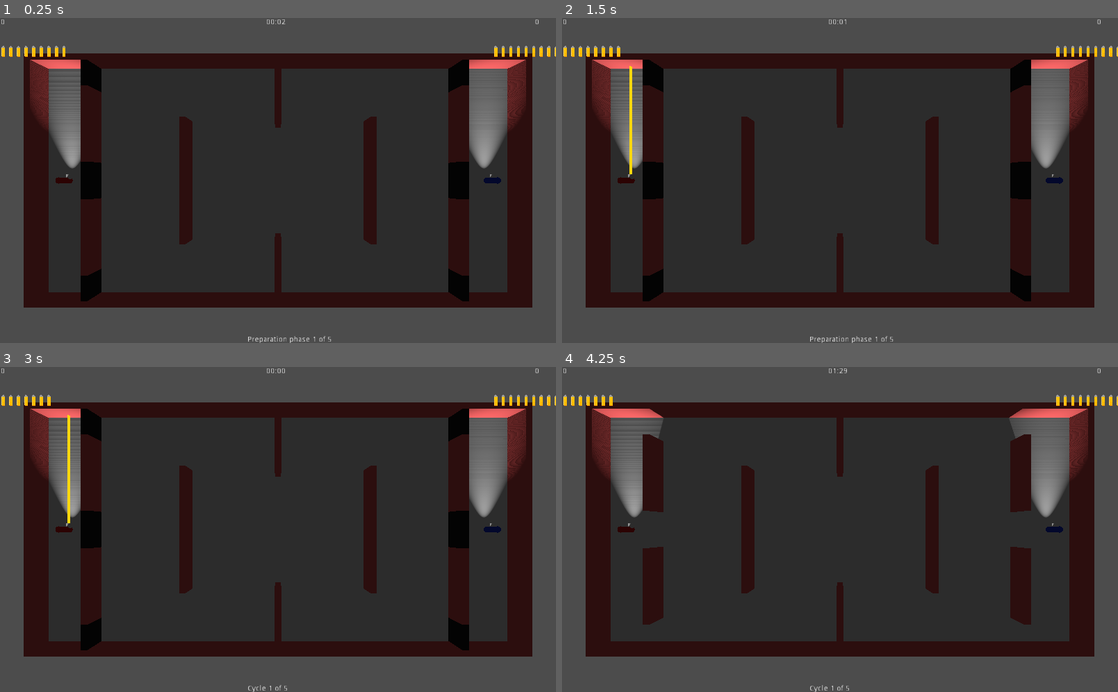
Above: before the commit, frames 1-4 (two rows, left to right).
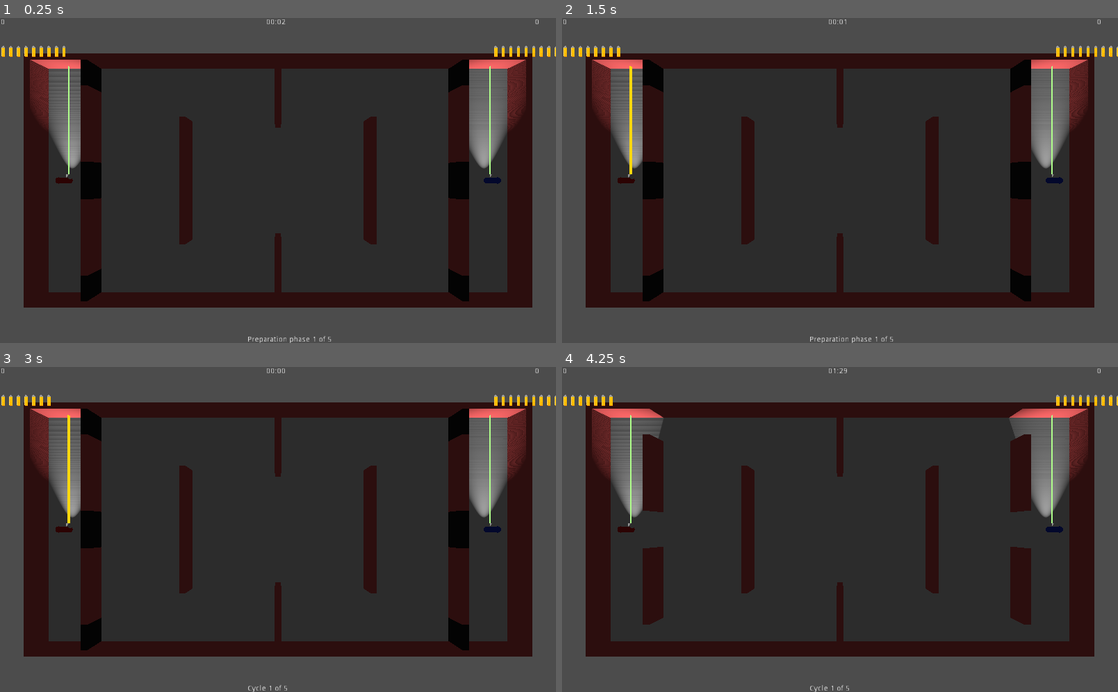
Above: after the commit, the same moments.

Repository: lizrad/fpspf
Game: Godot game, scene res://World.tscn
The game is run twice, just before and just after one commit, with the same random seed, the same clock (stepped at 60 frames per second) and the same inputs.
Inputs:
- Up to frame 1 (0.25 s): no input
- Up to frame 2 (1.5 s): tap Enter at 0.5 s; tap Space at 1.25 s
- Up to frame 3 (3 s): tap Enter at 2 s; tap Space at 2.75 s
- Up to frame 4 (4.25 s): no input

The runs differ from the first frame. In frame 1, 0.2% of the frame differs, in the area x 12-89%, y 14-49%; in frame 2, less than 0.1%; in frame 3, less than 0.1%; in frame 4, 0.2%.

Commit message:
Add aim visualization

Diff:
--- /dev/null
+++ b/Attacking/AimVisualization.gd
@@ -0,0 +1,19 @@
+extends RayCast
+
+export var max_distance := 3
+
+func _ready():
+	cast_to= Vector3(0,0,-max_distance)
+
+func _process(delta):
+	var collider = get_collider()
+	print(collider)
+	var hitpoint = get_collision_point()
+	var distance = max_distance;
+	if collider:
+		print(hitpoint)
+		var hit_distance = hitpoint.distance_to(global_transform.origin)
+		print(hit_distance)
+		if hit_distance < distance:
+			distance = hit_distance
+	$LineRenderer.points[1]=Vector3(0,0,-distance)
--- a/Attacking/Attacker.gd
+++ b/Attacking/Attacker.gd
@@ -19,7 +19,6 @@
 func _process(delta):
 	if _attack_deadline > 0:
 		_attack_deadline -= delta
-
 
 func _handle_ammunition(attack_type) ->bool:
 	if not _ammunition_tracker.has(attack_type):
--- a/Attacking/Attacker.tscn
+++ b/Attacking/Attacker.tscn
@@ -1,10 +1,16 @@
-[gd_scene load_steps=4 format=2]
+[gd_scene load_steps=7 format=2]
 
 [ext_resource path="res://Attacking/Attacker.gd" type="Script" id=1]
+[ext_resource path="res://Addons/LineRenderer/LineRenderer.tscn" type="PackedScene" id=2]
+[ext_resource path="res://Attacking/AimVisualization.gd" type="Script" id=3]
 
 [sub_resource type="CubeMesh" id=1]
 
 [sub_resource type="SpatialMaterial" id=2]
+
+[sub_resource type="SpatialMaterial" id=3]
+flags_unshaded = true
+albedo_color = Color( 0.690196, 1, 0.54902, 1 )
 
 [node name="Attacker" type="Spatial"]
 transform = Transform( 1, 0, 0, 0, 1, 0, 0, 0, 1, 0.208776, 0.0781412, -0.156078 )
@@ -26,3 +32,15 @@
 
 [node name="AttackOriginPosition" type="Position3D" parent="."]
 transform = Transform( 1, 0, 0, 0, 1, 0, 0, 0, 1, 0, 0.321, -0.856 )
+
+[node name="AimVisualization" type="RayCast" parent="AttackOriginPosition"]
+transform = Transform( 1, 0, 0, 0, 1, 0, 0, 0, 1, 0, 0, 1.24711 )
+enabled = true
+cast_to = Vector3( 0, 0, -3 )
+script = ExtResource( 3 )
+max_distance = 50
+
+[node name="LineRenderer" parent="AttackOriginPosition/AimVisualization" instance=ExtResource( 2 )]
+material_override = SubResource( 3 )
+points = [ Vector3( 0, 0, 0 ), Vector3( 0, 0, -3 ) ]
+globalCoords = false
